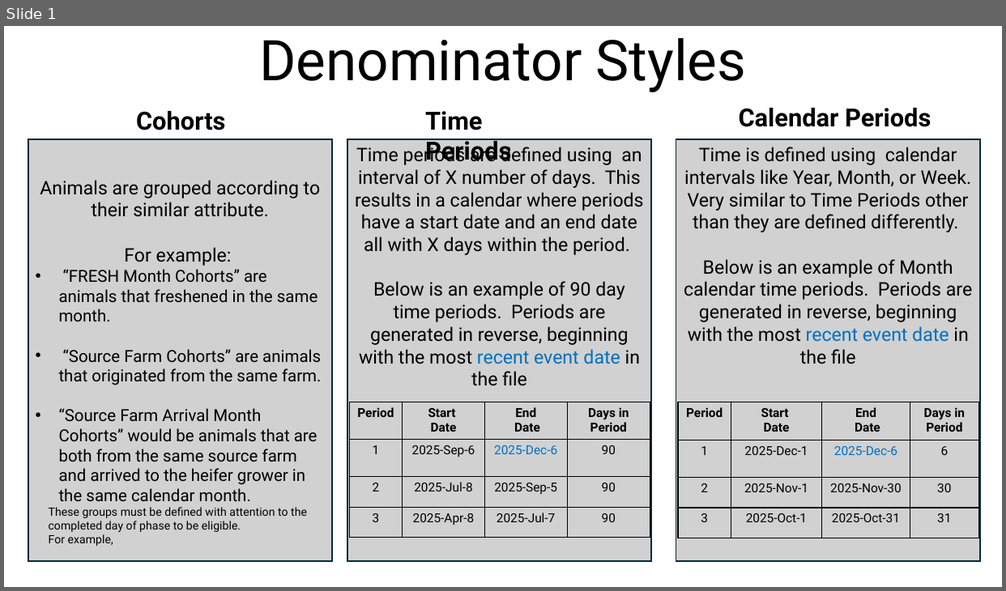
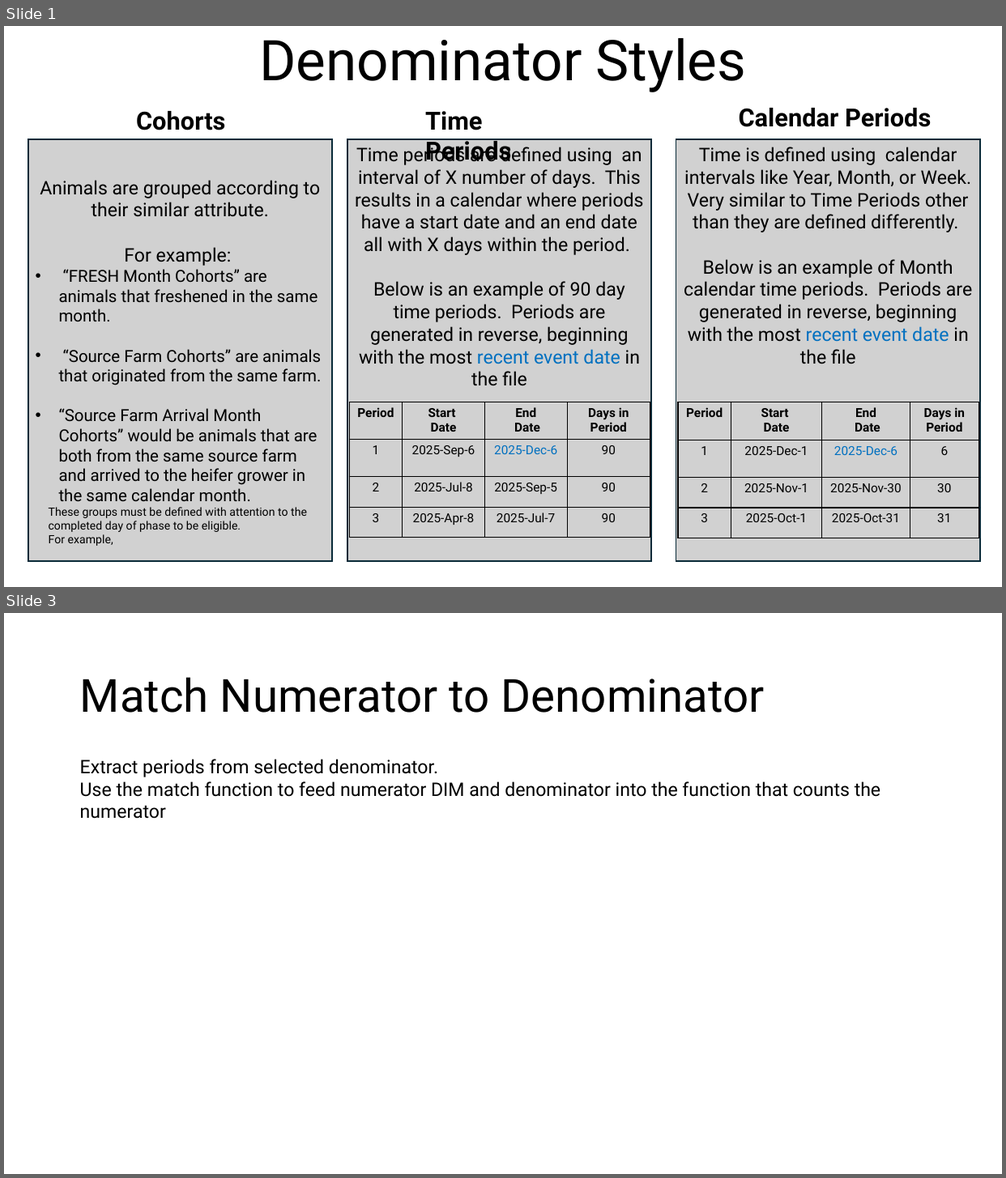
Before and after one commit to LivestockVeterinaryResources/2025_fall_posit_course, a slide deck: resources/Denominator Styles.pptm. Shown one above the other, each under a label of ours: slide 1 before the commit, slides 1 and 3 after it; the slides between them are not shown. The pictures are 1006x591 and 1006x1178 pixels, drawn with LibreOffice and Linux fonts; fonts in the diff are those of the drawing. Boxes give left, top, right and bottom in pixels: in the first picture for what was removed or moved away, otherwise in the second. Text is boxed around its words. In the diff, an @@ line names an element or a change of style, - is before the commit and + after.

```diff
--- a/resources/Denominator Styles.pptm
+++ b/resources/Denominator Styles.pptm
@@ slide 3 added at box(4, 613, 1002, 1174), background #FFFFFF @@
@@ title added at box(80, 677, 765, 713), 44 pt, text #000000 @@
+Match Numerator to Denominator
@@ text added at box(80, 759, 880, 819), 18 pt, text #000000 @@
+Extract periods from selected denominator.
+Use the match function to feed numerator DIM and denominator into the function that counts the numerator
```
Also in this commit, not shown: 1 slide changed, 2 other files.
